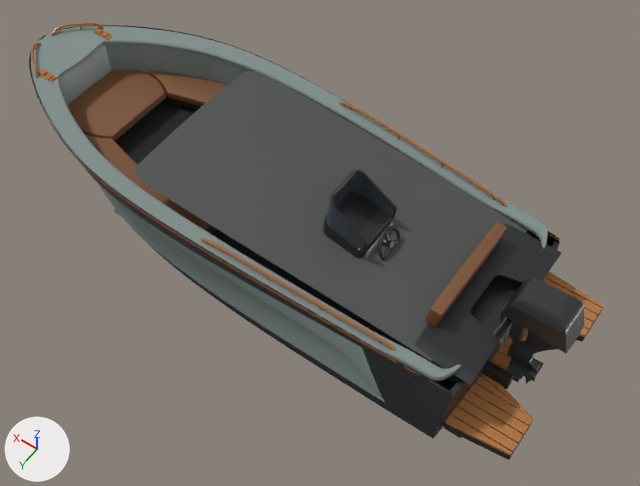
The glTF model assets/derived/pxl/PXL.production.glb: old version first, new version second.
Both versions are drawn from a 50 mm camera at (-3.63, 4.07, 6.53) aimed at (-0.78, 0.07, 0.26). The axes (+X, +Y, +Z) are drawn at lower left. The lights are the same throughout. The first picture is the older version. Where no turn or scale is listed for an object, it has been applied to the vertices. Vertices at exactly the same position are counted once.

The scene before the commit, as lines of its bpy script (objects in view):
```python
me_console_detail = bpy.data.meshes.new('console_detail')
me_console_detail.from_pydata(...)  # 532 vertices, 1052 faces; spans x -1.435..-0.98, y -0.139..0.403, z 0.377..1.302
me_console_detail.materials.append(mat_console_detail)  # black #282a2d
me_hull_lower = bpy.data.meshes.new('hull_lower')
me_hull_lower.from_pydata(...)  # 5036 vertices, 8398 faces; spans x -2.61..2.04, y -1.03..1.03, z -0.22..0.16
me_hull_lower.materials.append(mat_hull_lower)  # black #222324
me_windshield = bpy.data.meshes.new('windshield')
me_windshield.from_pydata(...)  # 100 vertices, 196 faces; spans x -1.423..-0.998, y -0.09..0.354, z 0.889..1.291
me_windshield.materials.append(mat_windshield)  # greyish blue #424b55
ob_console_detail = bpy.data.objects.new('console_detail', me_console_detail)
ob_console_detail.location = (0.0, 0.0, 0.0)
ob_hull_lower = bpy.data.objects.new('hull_lower', me_hull_lower)
ob_hull_lower.location = (0.0, 0.0, 0.0)
ob_windshield = bpy.data.objects.new('windshield', me_windshield)
ob_windshield.location = (0.0, 0.0, 0.0)
# also in view: 'cockpit_sole' at (-0.29, 0.0, 0.28); 'coaming_inlay' at (0.02, 0.0, 0.75); 'motor' at (-2.86, 0.05, 0.5); 'platform_deck' at (-2.85, 0.0, 0.16); 'upholstery_primary' at (-0.09, 0.0, 0.71)
```
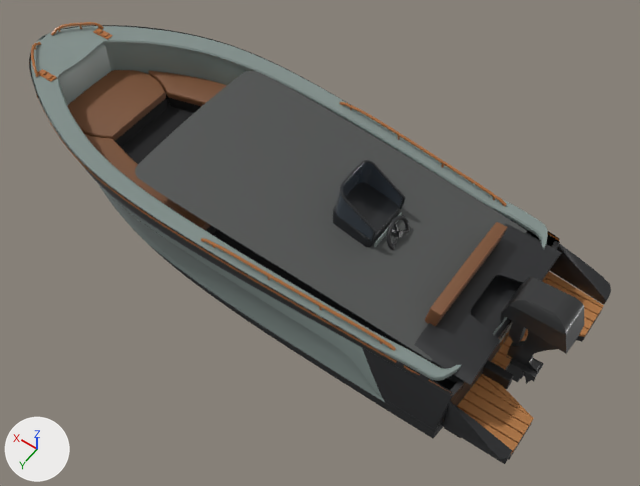
The change, as a list of edits to the scene's bpy script:
```text
Add mat_stern_spoiler:
    mat_stern_spoiler = principled_material('stern_spoiler')
    mat_stern_spoiler.base_color = (0.019, 0.02, 0.022)  # black #262729
    mat_stern_spoiler.roughness = 0.35
Change me_console_detail:
    used by ob_console_detail; location = (0.0, 0.0, 0.0)
    remove me_console_detail.from_pydata(...)  # 532 vertices, 1052 faces; spans x -1.435..-0.98, y -0.139..0.403, z 0.377..1.302
    add me_console_detail.from_pydata(...)  # 532 vertices, 1052 faces; spans x -1.435..-0.98, y -0.271..0.271, z 0.377..1.302
    me_console_detail part 1: the whole mesh is moved by (0.0, -0.132, 0.0)
Change me_windshield:
    used by ob_windshield; location = (0.0, 0.0, 0.0)
    remove me_windshield.from_pydata(...)  # 100 vertices, 196 faces; spans x -1.423..-0.998, y -0.09..0.354, z 0.889..1.291
    add me_windshield.from_pydata(...)  # 100 vertices, 196 faces; spans x -1.423..-0.998, y -0.221..0.221, z 0.889..1.291
    me_windshield part 2: the whole mesh is moved by (0.0, -0.132, 0.0)
Add me_stern_spoiler:
    me_stern_spoiler.from_pydata(...)  # 418 vertices, 828 faces; spans x -3.13..-2.58, y -0.99..0.99, z 0.18..0.55
    me_stern_spoiler.materials.append(mat_stern_spoiler)  # black #262729
Add ob_stern_spoiler:
    ob_stern_spoiler = bpy.data.objects.new('stern_spoiler', me_stern_spoiler)
    ob_stern_spoiler.location = (0.0, 0.0, 0.0)
```

Location of each change, [x1, y1, x2, y2] in pixels of the pictures (640 x 486 px):
'console_detail', moved: before [323, 169, 397, 258]; after [332, 160, 406, 247]
'stern_spoiler', added: after [442, 244, 611, 464]
'windshield', moved: before [326, 172, 394, 251]; after [335, 163, 403, 241]
'upholstery_primary', unchanged, covered by the edit: before [68, 70, 507, 326]; after [425, 222, 507, 326]
'cushion_lid_nose', unchanged, uncovered by the edit: after [68, 70, 166, 141]
'cushion_lid_starboard', unchanged, uncovered by the edit: after [85, 134, 211, 230]
'cushion_lid_port', unchanged, uncovered by the edit: after [148, 70, 227, 107]
